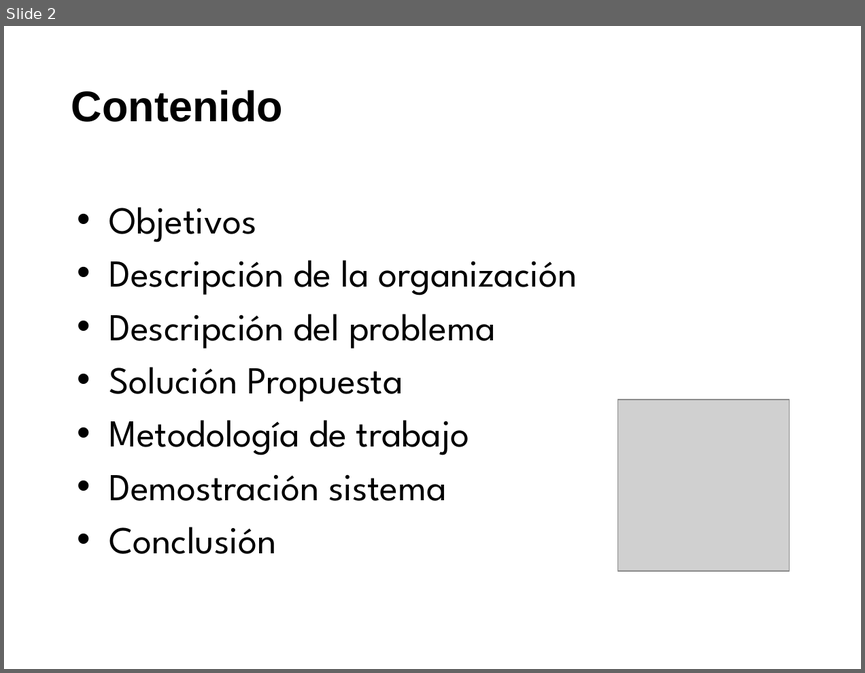
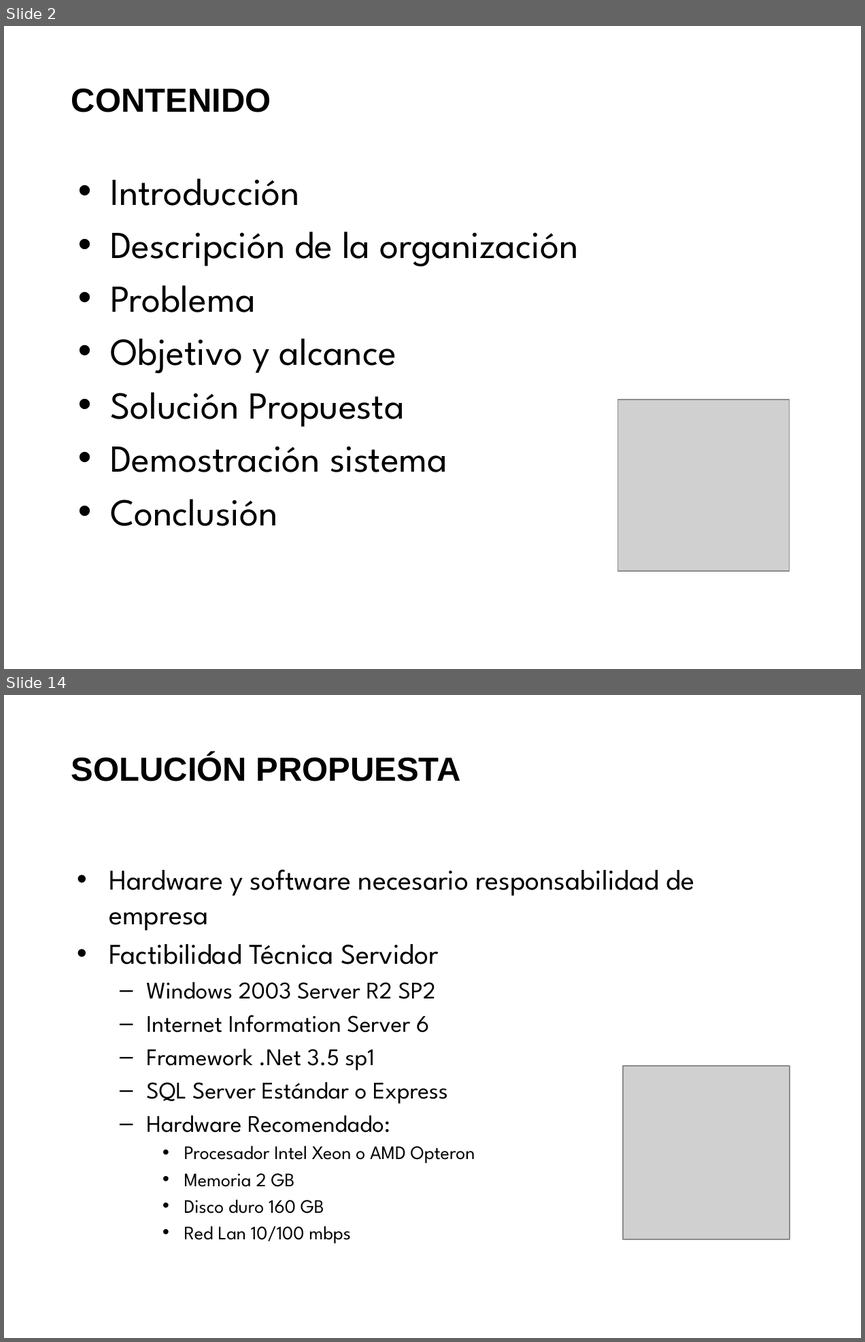
Before and after one commit to saburto/sigset, a slide deck: sigset/documentos/Documentos finales/Presentacion.pptx. Shown one above the other, each under a label of ours: slide 2 before the commit, slides 2 and 14 after it; the slides between them are not shown. The pictures are 865x673 and 865x1342 pixels, drawn with LibreOffice and Linux fonts; fonts in the diff are those of the drawing; grey boxes stand for pictures; background and template pictures are left out. Boxes give left, top, right and bottom in pixels: in the first picture for what was removed or moved away, otherwise in the second. Text is boxed around its words. In the diff, an @@ line names an element or a change of style, - is before the commit and + after.

```diff
--- a/sigset/documentos/Documentos finales/Presentacion.pptx
+++ b/sigset/documentos/Documentos finales/Presentacion.pptx
@@ slide 14 added at (4,695,861,1338), background picture (left out) @@
@@ text added at (71,754,461,781), 28 pt, text #000000, bold @@
+SOLUCIÓN PROPUESTA
@@ text added at (109,869,695,1243), 20 pt, text #000000 @@
+• Hardware y software necesario responsabilidad de empresa
+• Factibilidad Técnica Servidor
+  – Windows 2003 Server R2 SP2
+  – Internet Information Server 6
+  – Framework .Net 3.5 sp1
+  – SQL Server Estándar o Express
+  – Hardware Recomendado:
+    • Procesador Intel Xeon o AMD Opteron
+    • Memoria 2 GB
+    • Disco duro 160 GB
+    • Red Lan 10/100 mbps
@@ picture added at (623,1066,789,1239) @@
@@ slide 2 changed as well @@
@@ text at (71,88,271,112): text changed; size 36 to 28 pt @@
-Contenido
+CONTENIDO
@@ text "Introducción": place and size @@
-text "Introducción" at (109,207,577,554)
+text "Introducción" at (110,178,578,526)
@@ text at (110,178,300,206): text changed @@
-• Objetivos
+• Introducción
@@ text at (110,285,396,373): text changed @@
-• Descripción del problema
+• Problema
+• Objetivo y alcance
@@ text at (109,420,469,455): paragraph removed @@
-• Metodología de trabajo
```
Also in this commit, not shown: 2 other slides changed, 23 other slides added, 1 slide removed.
